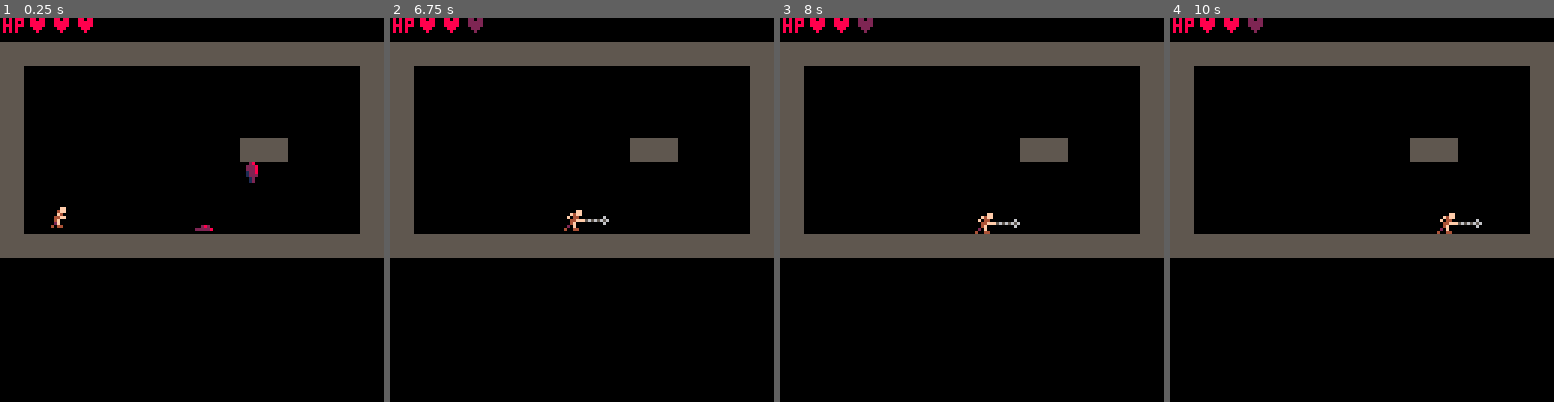
Above: before the commit, frames 1-4 (left to right).
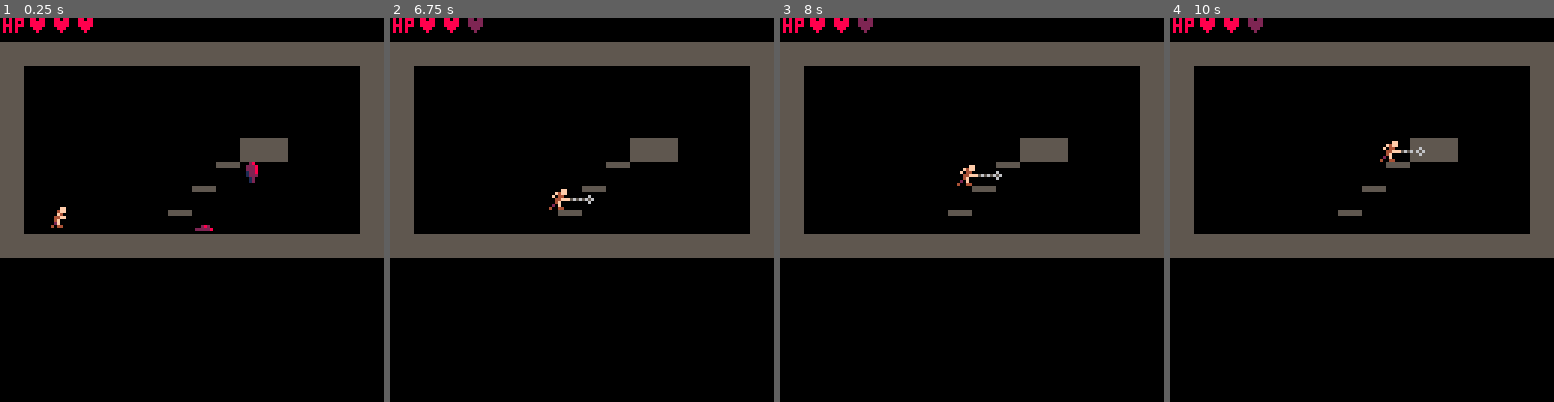
Above: after the commit, the same moments.

Repository: AddisonMink/fortrebosque
Game: PICO-8 cartridge main.p8
The game is run twice, just before and just after one commit, with the same random seed, the same clock (stepped at 60 frames per second) and the same inputs.
Inputs:
- Up to frame 1 (0.25 s): no input
- Up to frame 2 (6.75 s): tap X (X key) at 0.33, 1.07, 1.85, 2.97, 4.08, 5.2, 6.32 s; tap O (Z key) at 0.7, 1.7, 2.1, 2.5, 2.9, 3.3, 3.7, 4.1, 4.5, 4.9, 5.3, 5.7, 6.1, 6.5 s; hold Right 1.6-2.1 s; hold Right 2.47-3.03 s; hold Left 3.08-3.58 s; hold Right 4.02-4.68 s; hold Left 5.08-5.68 s; hold Right 6.08-6.58 s; hold Right from 6.63 s (still down)
- Up to frame 3 (8 s): tap O (Z key) at 6.9, 7.3, 7.7 s; release Right at 7.13 s; tap X (X key) at 7.43 s; hold Right from 7.5 s (still down)
- Up to frame 4 (10 s): release Right at 8.07 s; tap O (Z key) every 0.4 s from 8.1 to 9.7 s; hold Left 8.12-8.62 s; tap X (X key) at 8.55, 9.67 s; hold Right 9.05-9.72 s

The runs differ from the first frame. In frame 1, 0.3% of the frame differs, in the area x 43-63%, y 37-52%; in frame 2, 0.6%; in frame 3, 0.7%, in the area x 43-63%, y 37-57%; in frame 4, 0.7%.

Commit message:
move enemy constructors into functions.

Diff:
--- a/bat.lua
+++ b/bat.lua
@@ -33,10 +33,12 @@
     return state_machine_new("hang", state_map)
 end
 
-bat = {
-    body = body_new(80, 40, 0, 0, 1, false),
-    hitbox = hitbox_new("enemy", 1),
-    hurtbox = hurtbox_new("player", 1, { x = 0, y = 0, w = 6, h = 6 }),
-    anim = { frames = { 9 }, fps = 1 },
-    update = bat_behavior_new()
-}
+function bat_new(x, y)
+    return {
+        body = body_new(x,y,0,0, 1, false),
+        hitbox = hitbox_new("enemy", 1),
+        hurtbox = hurtbox_new("player", 1, { x = 0, y = 0, w = 6, h = 6 }),
+        anim = { frames = { 9 }, fps = 1 },
+        update = bat_behavior_new()
+    }
+end
--- a/main.p8
+++ b/main.p8
@@ -14,7 +14,7 @@
 
 
 
-entities = { player, zombie, bat }
+entities = { player, zombie_new(64, 48), bat_new(80, 40) }
 
 function _init()
 	camera(0,-8)
@@ -239,9 +239,9 @@
 2000000000000000000000000000002000000000000000000000000000000000000000000000000000000000000000000000000000000000000000000000001100000000000000000000000000000000000000000000000000000000000000000000000000000000000000000000000000000000000000000000000000000000
 2000000000000000000000000000002000000000000000000000000000000000000000000000000000000000000000000000000000000000000000000000001100000000000000000000000000000000000000000000000000000000000000000000000000000000000000000000000000000000000000000000000000000000
 2000000000000000000020200000002000000000000000000000000000000000000000000000000000000000000000000000000000000000000000000000001100000000000000000000000000000000000000000000000000000000000000000000000000000000000000000000000000000000000000000000000000000000
-2000000000000000000000000000002000000000000000000000000000000000000000000000000000000000000000000000000000000000000000000000001100000000000000000000000000000000000000000000000000000000000000000000000000000000000000000000000000000000000000000000000000000000
-2000000000000000000000000000002000000000000000000000000000000000000000000000000000000000000000000000000000000000000000000000001100000000000000000000000000000000000000000000000000000000000000000000000000000000000000000000000000000000000000000000000000000000
-2000000000000000000000000000002000000000000000000000000000000000000000000000000000000000000000000000000000000000000000000000001100000000000000000000000000000000000000000000000000000000000000000000000000000000000000000000000000000000000000000000000000000000
+2000000000000000002100000000002000000000000000000000000000000000000000000000000000000000000000000000000000000000000000000000001100000000000000000000000000000000000000000000000000000000000000000000000000000000000000000000000000000000000000000000000000000000
+2000000000000000210000000000002000000000000000000000000000000000000000000000000000000000000000000000000000000000000000000000001100000000000000000000000000000000000000000000000000000000000000000000000000000000000000000000000000000000000000000000000000000000
+2000000000000021000000000000002000000000000000000000000000000000000000000000000000000000000000000000000000000000000000000000001100000000000000000000000000000000000000000000000000000000000000000000000000000000000000000000000000000000000000000000000000000000
 2020202020202020202020202020202000000000000000000000000000000000000000000000000000000000000000000000000000000000000000000000002200000000000000000000000000000000000000000000000000000000000000000000000000000000000000000000000000000000000000000000000000000000
 3033333033330000303020202020202000000000000000000000000000000000000000000000000000000000000000000000000000000000000000000000003300000000000000000000000000000000000000000000000000000000000000000000000000000000000000000000000000000000000000000000000000000000
 3033333000003131302000000000002000000000000000000000000000000000000000000000000000000000000000000000000000000000000000000000002a00000000000000000000000000000000000000000000000000000000000000000000000000000000000000000000000000000000000000000000000000000000
--- a/zombie.lua
+++ b/zombie.lua
@@ -63,7 +63,9 @@
     return state_machine_new("mound", state_map)
 end
 
-zombie = {
-    body = body_new(64, 48, 0, 0, 1, true),
-    update = zombie_behavior_new()
-}
+function zombie_new(x, y)
+    return {
+        body = body_new(x, y, 0, 0, 1, true),
+        update = zombie_behavior_new()
+    }
+end
Not shown, added: .gitignore
